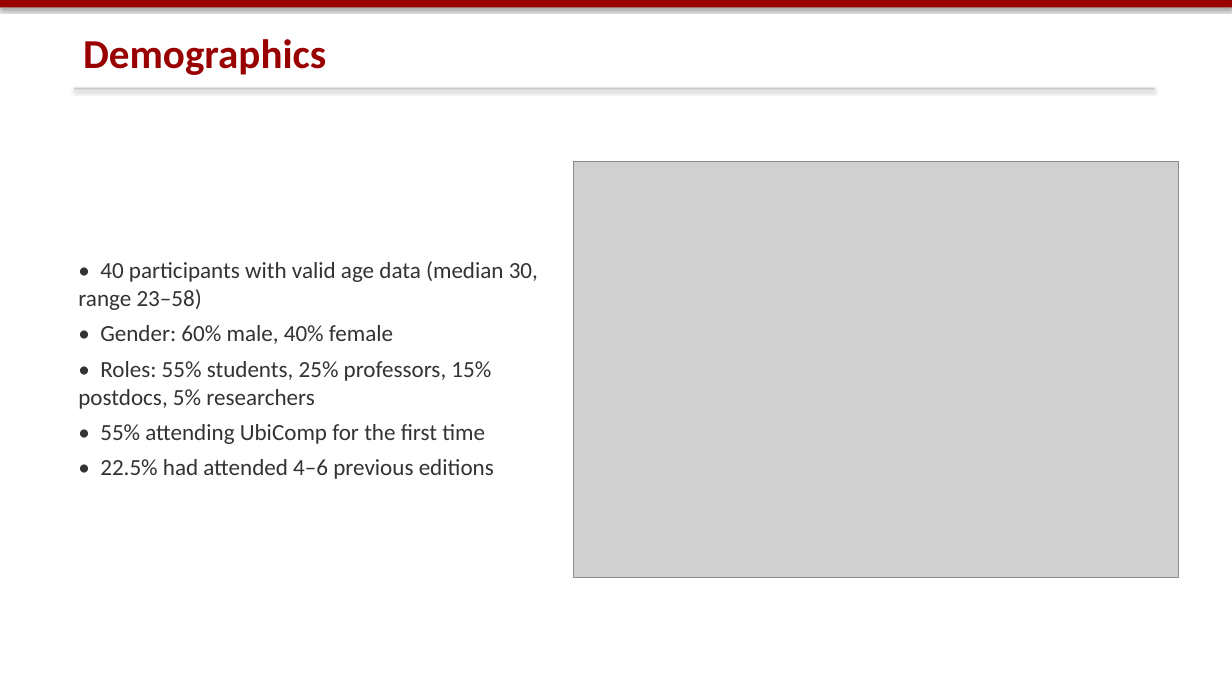
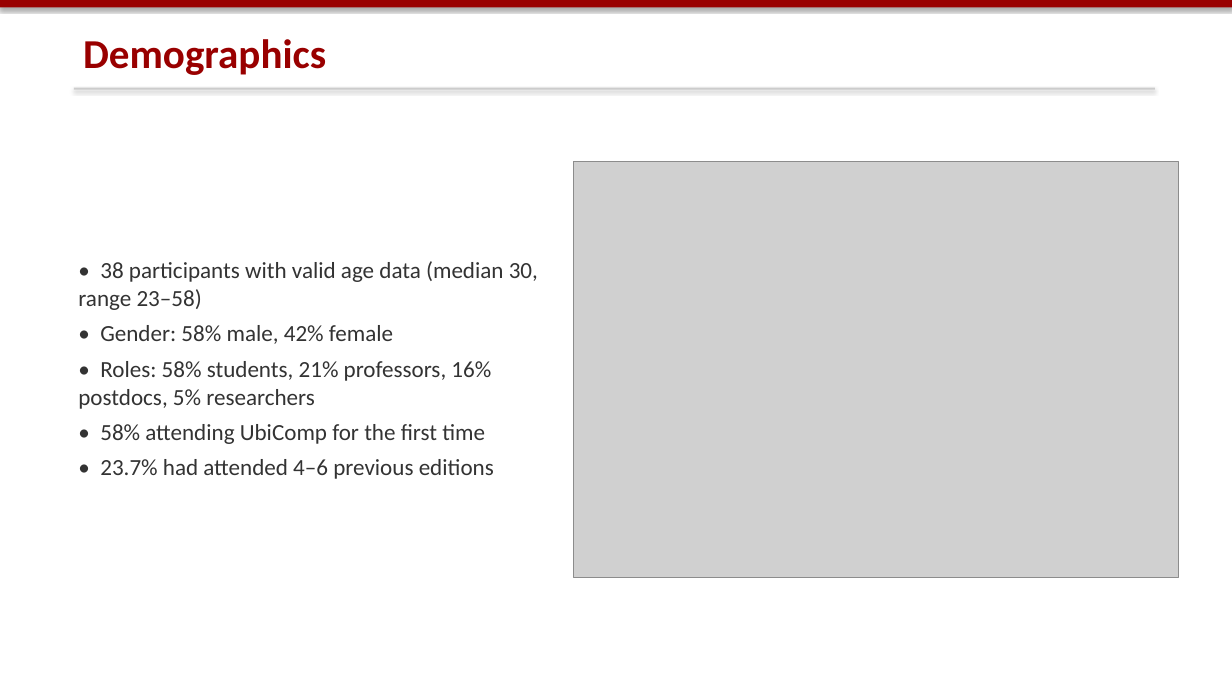
Before and after one commit to dtu-digital-health/UbiLife, a slide deck: slide 11 of reports/ubilife_presentation.pptx. Drawn at 1232x693 pixels with LibreOffice and Linux fonts; fonts in the diff are those of the drawing; grey boxes stand for pictures. Boxes give left, top, right and bottom in pixels: in the first picture for what was removed or moved away, otherwise in the second. Text is boxed around its words. In the diff, an @@ line names an element or a change of style, - is before the commit and + after.

Commit message:
Update report and slides to corrected survey/heartbeat numbers
- Local-time (Europe/Helsinki) heartbeat coverage: 33.4% mean, 37 participants;
  add Oct 13-16 coverage figure (39 participants, 37.6%)
- Survey counts after offboarding split and duplicate removal (711/561/150)
- One response per participant: onboarding 38, WHO-5 37, BFI-10 42; updated
  demographics, WHO-5 and BFI-10 statistics, stress/sleep counts
- Processed-file tables: new row counts, cognition parquet files
- Slides: same numbers, regenerated figures
- Add reports/images/dtu.png so the report compiles from a clean checkout

```diff
--- a/reports/ubilife_presentation.pptx
+++ b/reports/ubilife_presentation.pptx
@@ text at (x1=78, y1=261, x2=538, y2=479): text changed @@
-• 40 participants with valid age data (median 30, range 23–58)
-• Gender: 60% male, 40% female
-• Roles: 55% students, 25% professors, 15% postdocs, 5% researchers
-• 55% attending UbiComp for the first time
-• 22.5% had attended 4–6 previous editions
+• 38 participants with valid age data (median 30, range 23–58)
+• Gender: 58% male, 42% female
+• Roles: 58% students, 21% professors, 16% postdocs, 5% researchers
+• 58% attending UbiComp for the first time
+• 23.7% had attended 4–6 previous editions
```
Also in this commit, not shown: 8 other slides changed, 3 other files.
